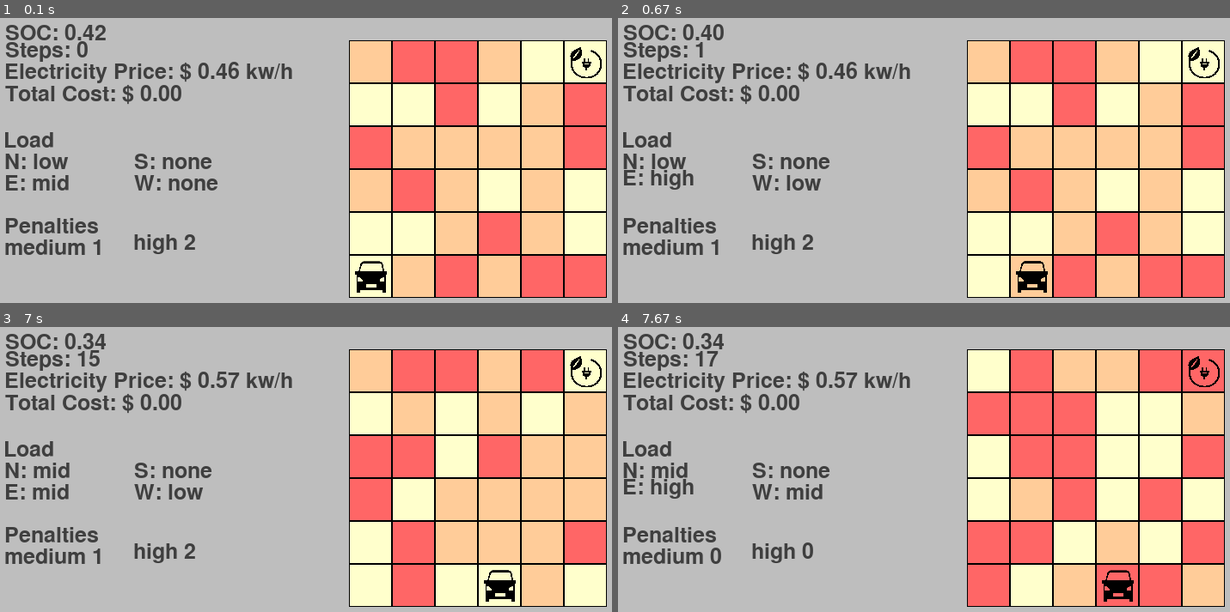
Above: before the commit, frames 1-4 (two rows, left to right).
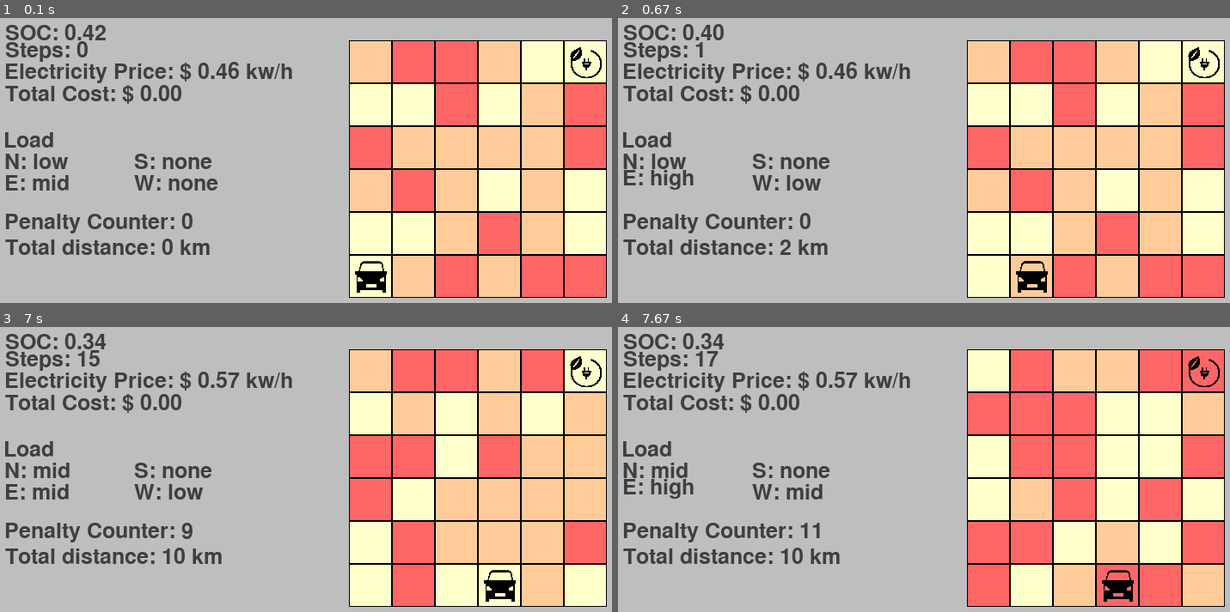
Above: after the commit, the same moments.

Repository: paulsilvap/car_pygame_env
Game: pygame game, started from pygame_env.py
The game is run twice, just before and just after one commit, with the same random seed, the same clock (stepped at 60 frames per second) and the same inputs.
Inputs:
- Up to frame 1 (0.1 s): no input
- Up to frame 2 (0.67 s): hold Right from 0.33 s (still down)
- Up to frame 3 (7 s): release Right at 0.8 s; tap C at 0.83, 3.77, 4.07, 4.33, 4.67, 4.97, 5.1, 6.25 s; hold Up 1.17-1.47 s; hold Right 1.5-1.97 s; hold C 2.57-3.1 s; hold C 3.13-3.67 s; hold Left 3.13-3.67 s; hold P 5.43-6.07 s; hold Right 5.43-6.07 s; hold Right 6.1-6.73 s; hold Down from 6.77 s (still down)
- Up to frame 4 (7.67 s): release Down at 7.13 s; tap C at 7.23, 7.53 s

The runs differ from the first frame. In frame 1, 2.0% of the frame differs, in the area x 0-35%, y 68-84%; in frame 2, 1.9%; in frame 3, 2.0%; in frame 4, 2.0%, in the area x 0-37%, y 68-84%.

Commit message:
Reorganize actions and add penalty and distance

Diff:
--- a/pygame_env.py
+++ b/pygame_env.py
@@ -1,4 +1,5 @@
 import pygame
+from pygame.constants import K_LEFT, K_RIGHT
 import pygame.freetype
 from sys import exit
 import random
@@ -14,6 +15,7 @@
 COLORS = [(255,255,204),(255,204,153),(255,102,102)]
 GRID_DIMENSION = int((GRID_HEIGHT - BLOCK_SIZE*2) / BLOCK_SIZE)
 BATTERY_LEVEL = 24
+DISTANCE = 2
 
 grids = []
 steps = 0
@@ -21,6 +23,8 @@
 charging_cost = 0
 mid_penalty = 1
 high_penalty = 2
+penalties = 0
+traveled_distance = 0
 
 def truncatedNormalDistribution(bound_a, bound_b, mean, std, step):
     a, b = (bound_a - mean) / std, (bound_b - mean) / std
@@ -29,7 +33,6 @@
     p = truncnorm.pdf(x_range, a, b, loc = mean, scale = std)
     sum_p = sum(p)
     p_norm = [i/sum_p for i in p]
-    # p_norm = [round(i/sum_p,6) for i in p]
 
     return round(np.random.choice(x_range,size = 1, p=p_norm)[0],2)
 
@@ -74,33 +77,30 @@
 def loadToText(load):
     return 'low' if load == 0 else 'mid' if load == 1 else 'high' if load == 2 else load
 
-def actions(event, car_rect, bat, steps, charging_cost, charging):
+def movementActions(event, car_rect, bat, steps, charging_cost, distance):
     if event.key == pygame.K_UP and car_rect.top > BLOCK_SIZE * 2:
         car_rect.top -= BLOCK_SIZE
         bat = max(0, bat - BATTERY_LEVEL * 0.015)
         steps += 1
+        distance += DISTANCE
     elif event.key == pygame.K_DOWN and car_rect.bottom < GRID_HEIGHT - BLOCK_SIZE * 2:
         car_rect.bottom += BLOCK_SIZE
         bat = max(0, bat - BATTERY_LEVEL * 0.015)
         steps += 1
+        distance += DISTANCE
     elif event.key == pygame.K_LEFT and car_rect.left > BLOCK_SIZE * 2:
         car_rect.left -= BLOCK_SIZE
         bat = max(0, bat - BATTERY_LEVEL * 0.015)
         steps += 1
+        distance += DISTANCE
     elif event.key == pygame.K_RIGHT and car_rect.right < (GRID_WIDTH) - BLOCK_SIZE * 2:
         car_rect.right += BLOCK_SIZE
         bat = max(0, bat - BATTERY_LEVEL * 0.015)
         steps += 1
-    if event.key == pygame.K_c and car_rect.center == charger_rect.center:
-        charging = True
-        charging_cost += price * 0.1
-        bat = min(BATTERY_LEVEL, bat + BATTERY_LEVEL*0.025)
-        steps += 1
-    else:
-        charging = False
-    if event.key == pygame.K_p:
-        steps += 1
-    return car_rect, bat, steps, charging_cost, charging
+        distance += DISTANCE
+    elif event.key == pygame.K_p:
+        steps += 1
+    return car_rect, bat, steps, charging_cost, distance
 
 pygame.init()
 screen = pygame.display.set_mode((WINDOW_WIDTH, WINDOW_HEIGHT))
@@ -147,26 +147,37 @@
                 for (rect, index) in grids:
                     pygame.draw.rect(subsurface2, COLORS[index], rect)
                 current_load = getLoad(car_pos, GRID_DIMENSION, "c")
-                if current_load == 1:
-                    if mid_penalty == 0:
-                        car_rect, bat, steps, charging_cost, charging = actions(event, car_rect, bat, steps, charging_cost, charging)
-                        mid_penalty = 1
-                        high_penalty = 2
+                if event.key == pygame.K_c and car_rect.center == charger_rect.center:
+                    charging = True
+                    charging_cost += price * 0.1
+                    bat = min(BATTERY_LEVEL, bat + BATTERY_LEVEL*0.025)
+                    steps += 1
+                else:
+                    charging = False
+                    if current_load == 1:
+                        if mid_penalty == 0:
+                            car_rect, bat, steps, charging_cost, traveled_distance = movementActions(event, car_rect, bat, steps, charging_cost, traveled_distance)
+                            mid_penalty = 1
+                            high_penalty = 2
+                        else:
+                            penalties += 1
+                            mid_penalty -= 1
+                            high_penalty -= 1
+                            steps += 1
+                    elif current_load == 2:
+                        if high_penalty == 0:
+                            car_rect, bat, steps, charging_cost, traveled_distance = movementActions(event, car_rect, bat, steps, charging_cost, traveled_distance)
+                            high_penalty = 2
+                            mid_penalty = 1
+                        else:
+                            penalties += 1
+                            high_penalty -= 1
+                            mid_penalty = max (0, mid_penalty - 1)
+                            steps += 1
                     else:
-                        mid_penalty -= 1
-                        high_penalty -= 1
-                        steps += 1
-                elif current_load == 2:
-                    if high_penalty == 0:
-                        car_rect, bat, steps, charging_cost, charging = actions(event, car_rect, bat, steps, charging_cost, charging)
                         high_penalty = 2
                         mid_penalty = 1
-                    else:
-                        high_penalty -= 1
-                        mid_penalty = max (0, mid_penalty - 1)
-                        steps += 1
-                else:
-                    car_rect, bat, steps, charging_cost, charging = actions(event, car_rect, bat, steps, charging_cost, charging)
+                        car_rect, bat, steps, charging_cost, traveled_distance = movementActions(event, car_rect, bat, steps, charging_cost, traveled_distance)
         else:
             if event.type == pygame.KEYDOWN:
                 if event.key == pygame.K_RETURN:
@@ -194,9 +205,8 @@
         drawString(test_font,f'E: {loadToText(getLoad(car_pos, GRID_DIMENSION, "e"))}', subsurface1, (BLOCK_SIZE,BLOCK_SIZE*9/2), (63,63,63))
         drawString(test_font,f'S: {loadToText(getLoad(car_pos, GRID_DIMENSION, "s"))}', subsurface1, (GRID_WIDTH/2,BLOCK_SIZE*4), (63,63,63))
         drawString(test_font,f'W: {loadToText(getLoad(car_pos, GRID_DIMENSION, "w"))}', subsurface1, (GRID_WIDTH/2,BLOCK_SIZE*9/2), (63,63,63))
-        drawString(test_font,f'Penalties', subsurface1, (BLOCK_SIZE, BLOCK_SIZE*11/2), (63,63,63))
-        drawString(test_font,f'medium {mid_penalty}', subsurface1, (BLOCK_SIZE, BLOCK_SIZE*6), (63,63,63))
-        drawString(test_font,f'high {high_penalty}', subsurface1, (GRID_WIDTH/2, BLOCK_SIZE*6), (63,63,63))
+        drawString(test_font,f'Penalty Counter: {penalties}', subsurface1, (BLOCK_SIZE, BLOCK_SIZE*11/2), (63,63,63))
+        drawString(test_font,f'Total distance: {traveled_distance} km', subsurface1, (BLOCK_SIZE, BLOCK_SIZE*6), (63,63,63))
 
         screen.blit(subsurface1, (0,0))
         screen.blit(subsurface2, (GRID_WIDTH,0))
